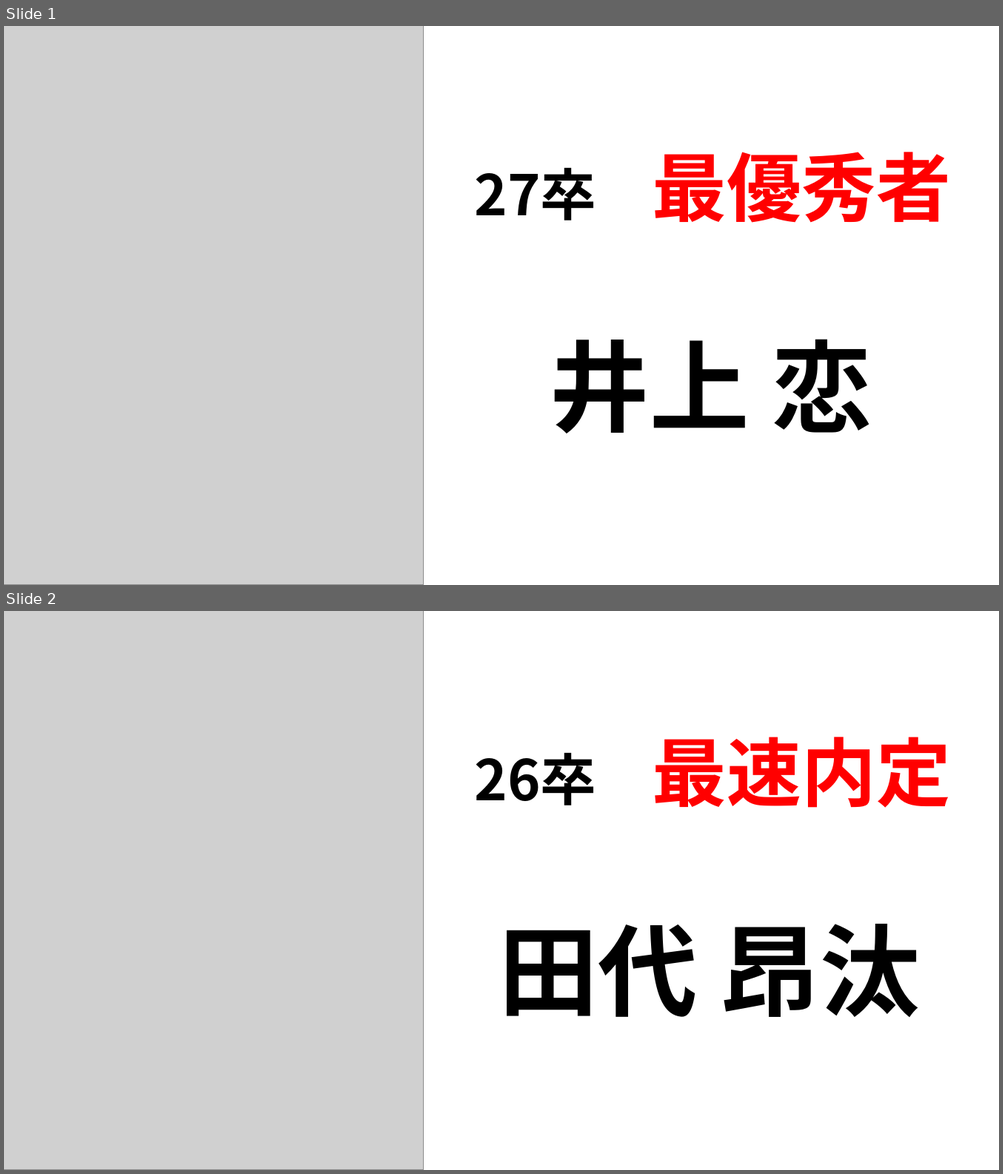
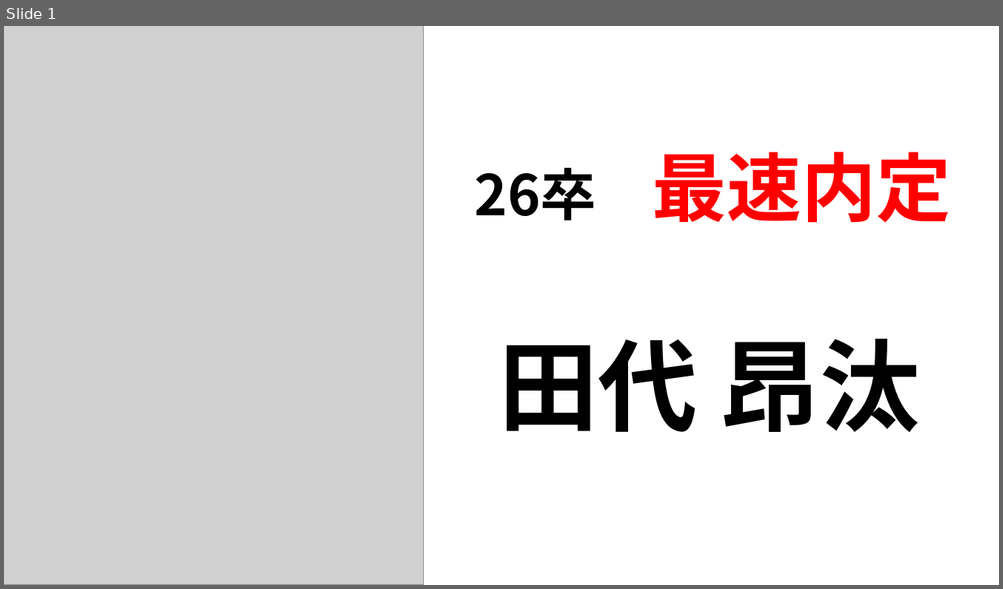
Before and after one commit to OharaTaroFic/GameExam, a slide deck: 内定者スライド.pptx. Shown one above the other, each under a label of ours: slides 1 and 2 before the commit, slide 1 after it. The pictures are 1003x1174 and 1003x589 pixels, drawn with LibreOffice and Linux fonts; fonts in the diff are those of the drawing; grey boxes stand for pictures. Boxes give left, top, right and bottom in pixels: in the first picture for what was removed or moved away, otherwise in the second. Text is boxed around its words. In the diff, an @@ line names an element or a change of style, - is before the commit and + after.

```diff
--- a/内定者スライド.pptx
+++ b/内定者スライド.pptx
@@ slide 1 removed at bbox=[4, 26, 999, 585], background #FFFFFF @@
@@ picture removed at bbox=[4, 26, 424, 585] @@
@@ text removed at bbox=[474, 152, 950, 223] @@
-27卒 最優秀者
@@ text removed at bbox=[550, 339, 871, 434] @@
-井上 恋
@@ what was slide 2 is now slide 1 @@
```
Also in this commit, not shown: 1 slide changed, 1 slide added.
